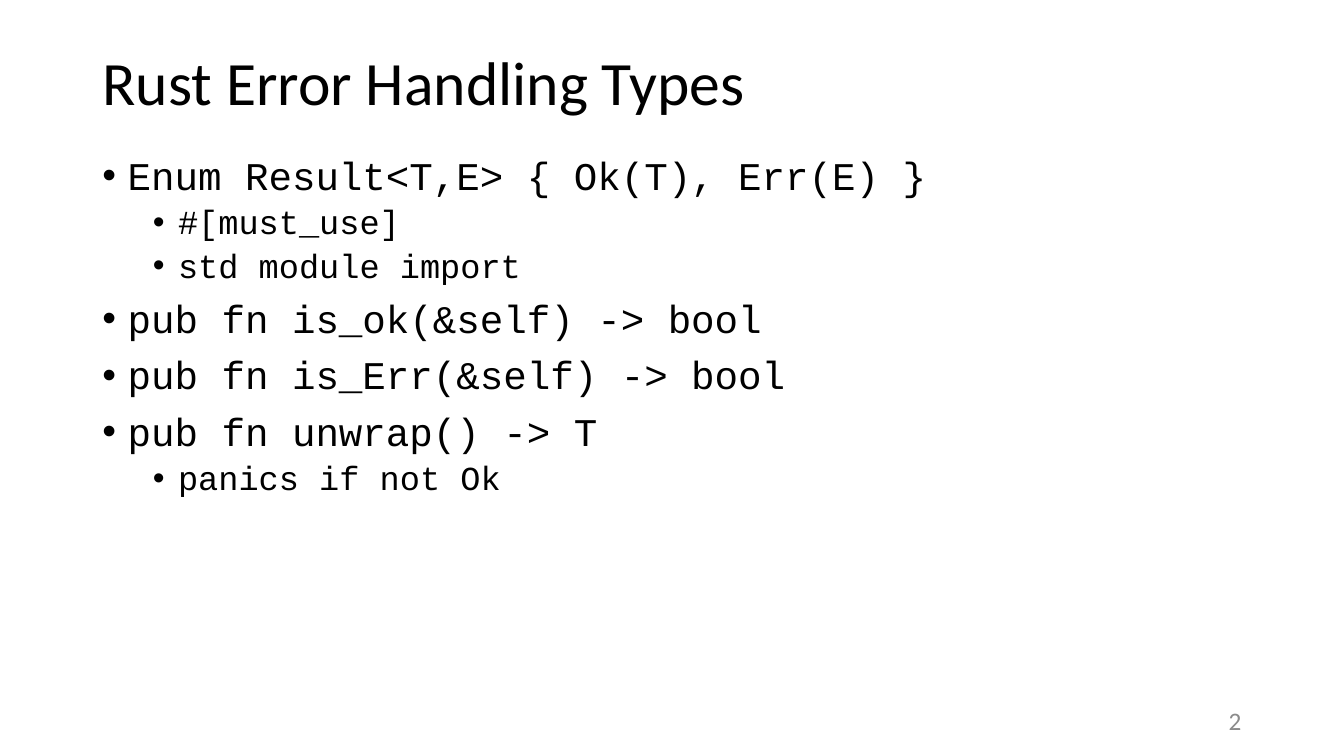
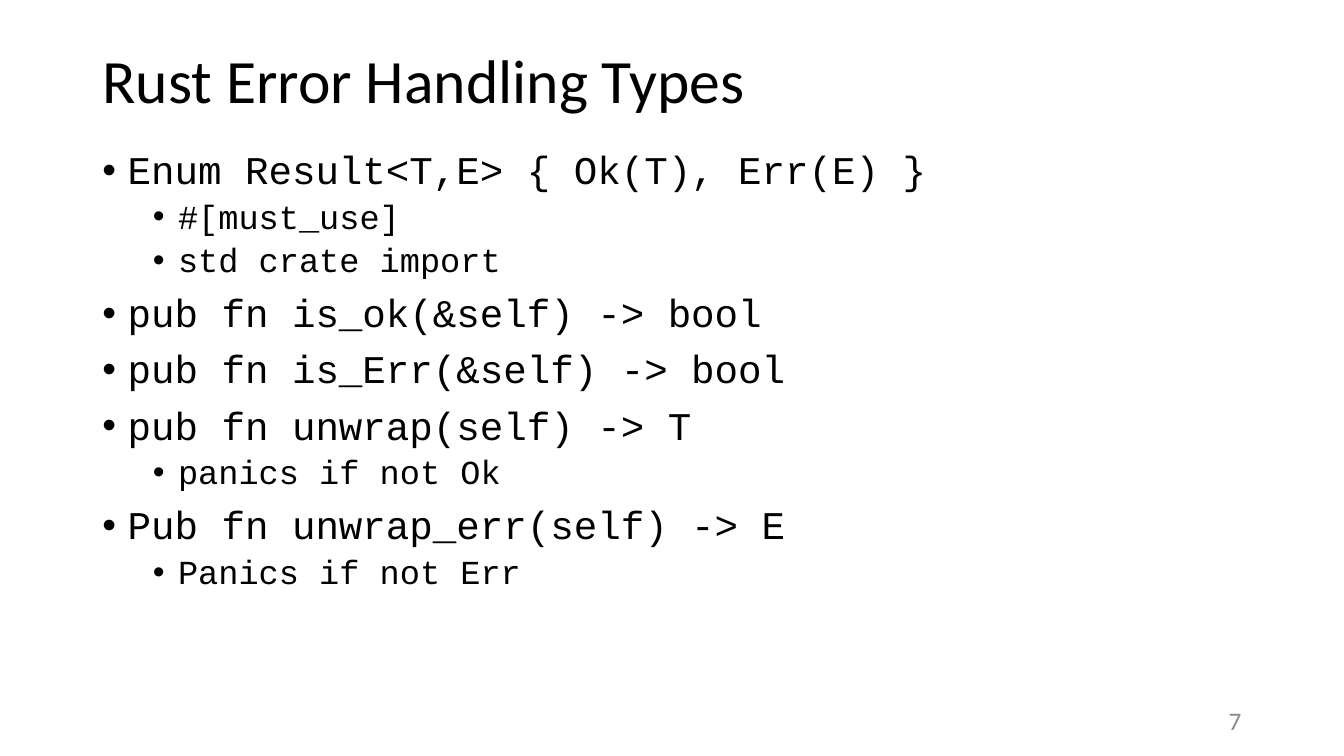
Before and after one commit to JimFawcett/JimFawcett.github.io, a slide deck: slide 7 of Resources/RustErrorHandling.pptx (slide 2 before the commit). Drawn at 1344x756 pixels with LibreOffice and Linux fonts; fonts in the diff are those of the drawing. Boxes give left, top, right and bottom in pixels: in the first picture for what was removed or moved away, otherwise in the second. Text is boxed around its words. In the diff, an @@ line names an element or a change of style, - is before the commit and + after.

```diff
--- a/Resources/RustErrorHandling.pptx
+++ b/Resources/RustErrorHandling.pptx
@@ text at <box>178,247,501,279</box>: text changed @@
-  • std module import
+  • std crate import
@@ text at <box>128,412,692,448</box>: text changed @@
-• pub fn unwrap() -> T
+• pub fn unwrap(self) -> T
@@ text at <box>128,511,786,585</box>: paragraphs added @@
+• Pub fn unwrap_err(self) -> E
+  • Panics if not Err
@@ page number at <box>1229,714,1242,730</box>: text changed @@
-2
+7
```
Also in this commit, not shown: 2 other slides changed, 17 slides added, 1 slide removed, 2 other files.
